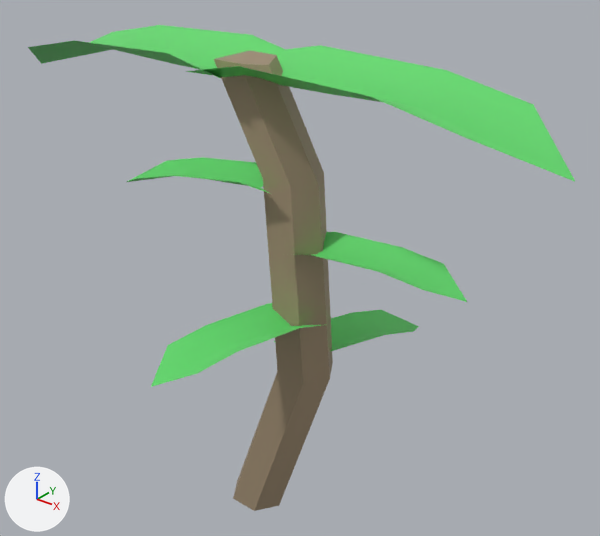
Renders of the FBX model Botanical Provision Mark-2/Assets/Models/Seeds/Baby_Corn.fbx from each side of a commit.
Camera for both pictures: a 50 mm camera at (0.0224, -0.0242, 0.0283) aimed at (0.0013, 0.0021, 0.012). Lighting does not change. The marker at lower left points along +X, +Y and +Z. Where no turn or scale is listed for an object, it has been applied to the vertices.

The first picture shows 'Seeding_Corn'.
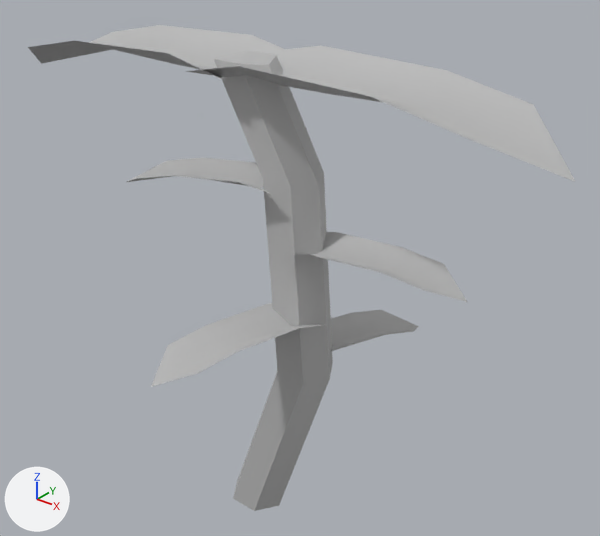
The newer file is also turned or shifted as a whole; pictures and numbers use the older file's frame.

The change in detail:
Material 'lambert10' (mat_lambert10) is new.
Its base color is (0.5, 0.5, 0.5) (grey #bcbcbc).
me_mesh has 96 vertices, 55 faces and spans x -0.0139..0.0139, y -0.0069..0.0069, z -0.0111..0.0111.
me_mesh is used by ob_seeding_corn; location (-0.0002, 0.00005, 0.01061).
me_mesh part 1: all 36 faces that had it switch from mat_lambert4 (green #63db6e) to mat_lambert10 (grey #bcbcbc).
me_mesh part 2: all 19 faces that had it switch from mat_lambert7 (beige #a18f74) to mat_lambert10 (grey #bcbcbc).

Location of each change, (x1, y1, x2, y2) in pixels of the pictures (600 x 536 px):
part 1 of me_mesh, recoloured (green to grey)
    both: (28, 25, 575, 387)
part 2 of me_mesh, recoloured
    both: (214, 51, 333, 511)
